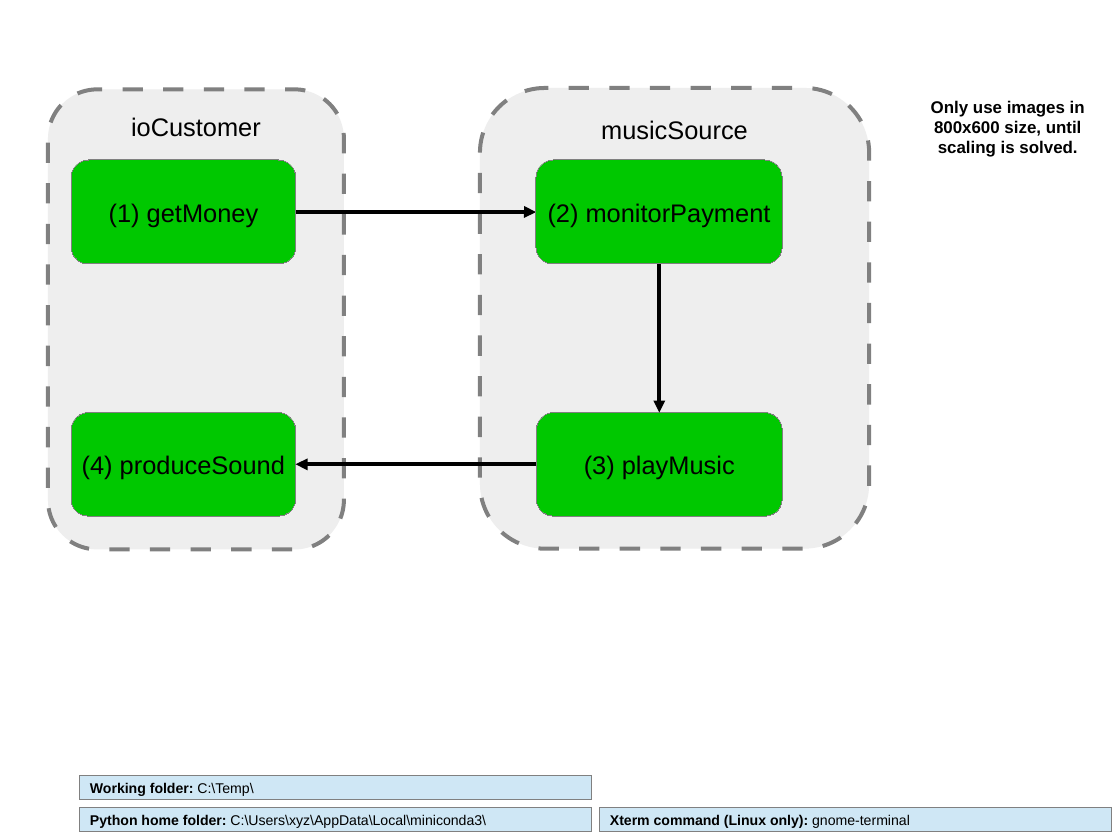
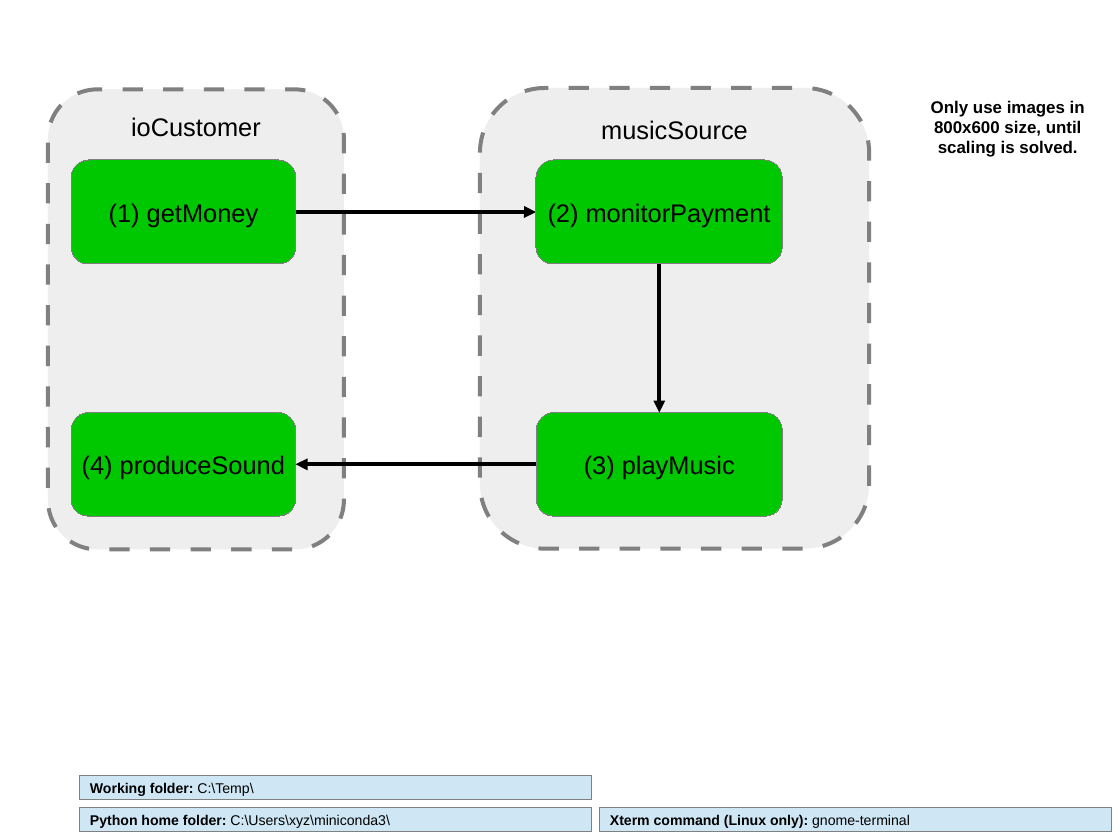
Before and after one commit to GfSE/fas4sysmlv2, a slide deck: slide 3 of src/io/usecase-activity-editor/fas_frontend.odp. Drawn at 1120x840 pixels with LibreOffice and Linux fonts; fonts in the diff are those of the drawing. Boxes give left, top, right and bottom in pixels: in the first picture for what was removed or moved away, otherwise in the second. Text is boxed around its words. In the diff, an @@ line names an element or a change of style, - is before the commit and + after.

Commit message:
Fix for LibreOffice under Windows

```diff
--- a/src/io/usecase-activity-editor/fas_frontend.odp
+++ b/src/io/usecase-activity-editor/fas_frontend.odp
@@ text in rectangle at <box>90,814,389,828</box>: text changed @@
-Python home folder: C:\Users\xyz\AppData\Local\miniconda3\
+Python home folder: C:\Users\xyz\miniconda3\
```
